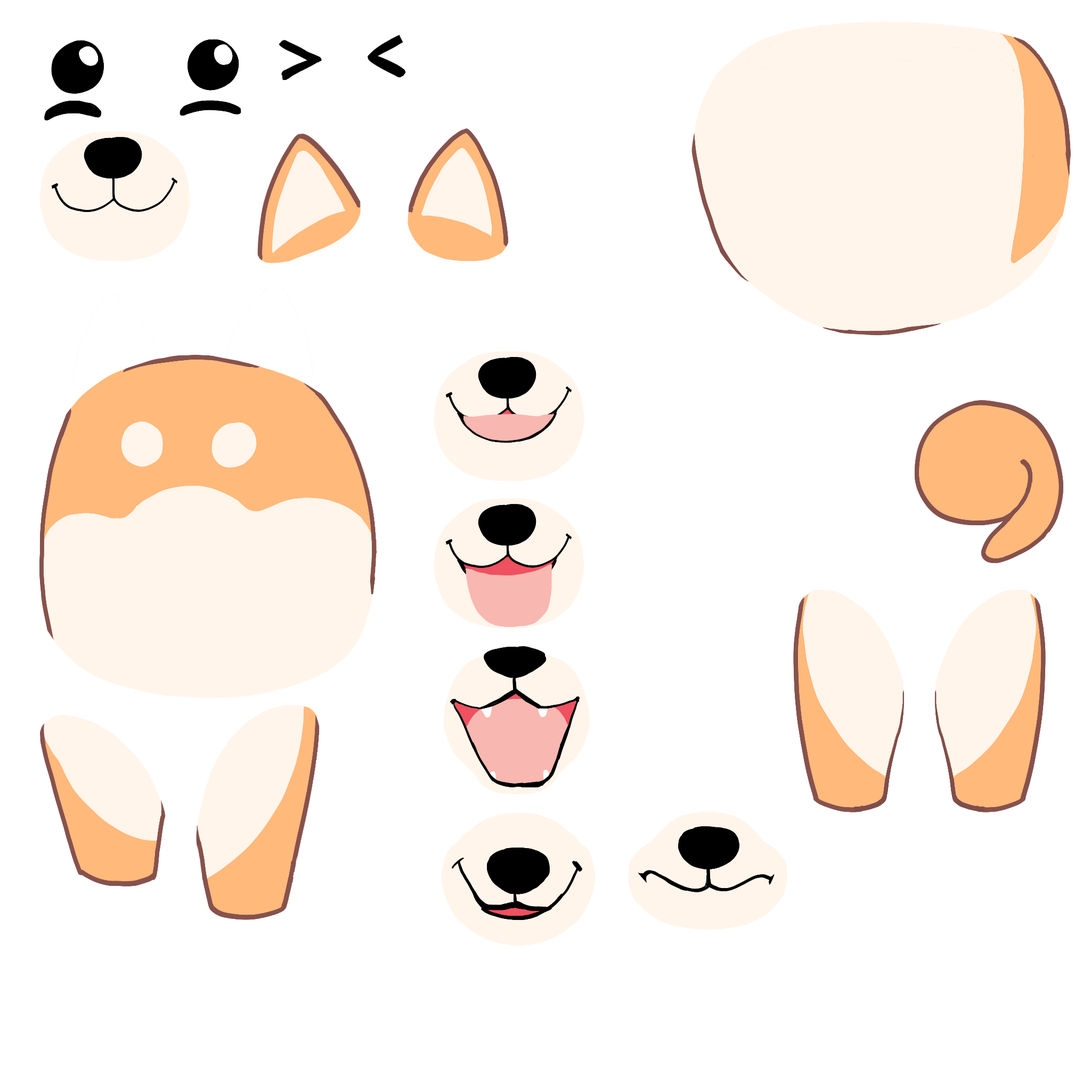
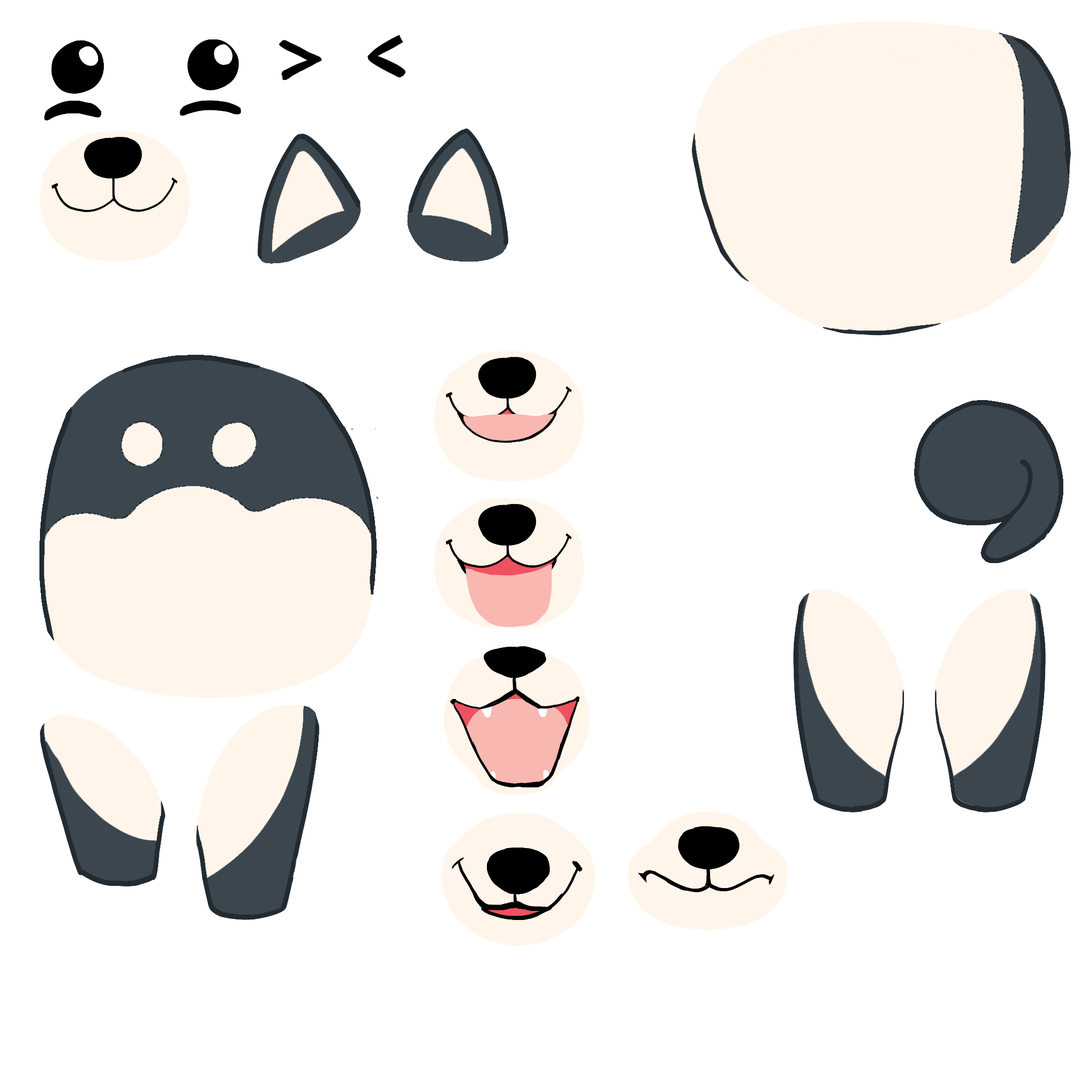
Comparing the layer stacks of the two 1091px x 1091px images. Changes:
painted on "head" over <box>39,282,379,642</box>
painted on "ear L" over <box>407,128,509,262</box>
painted on "ear R" over <box>257,133,362,264</box>
painted on "f leg r" over <box>39,723,166,887</box>
painted on "f leg l" over <box>196,706,320,921</box>
painted on "b leg r" over <box>793,593,905,813</box>
painted on "b leg l" over <box>935,593,1047,813</box>
painted on "tail" over <box>914,400,1064,564</box>
painted on "body" over <box>691,32,1072,336</box>
